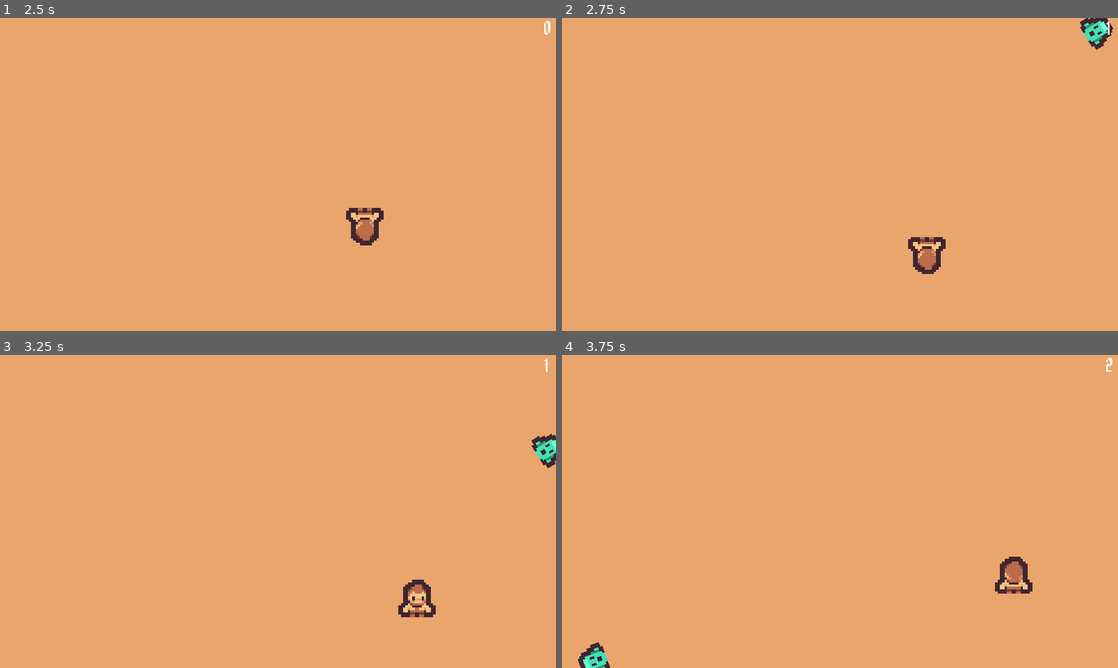
Above: before the commit, frames 1-4 (two rows, left to right).
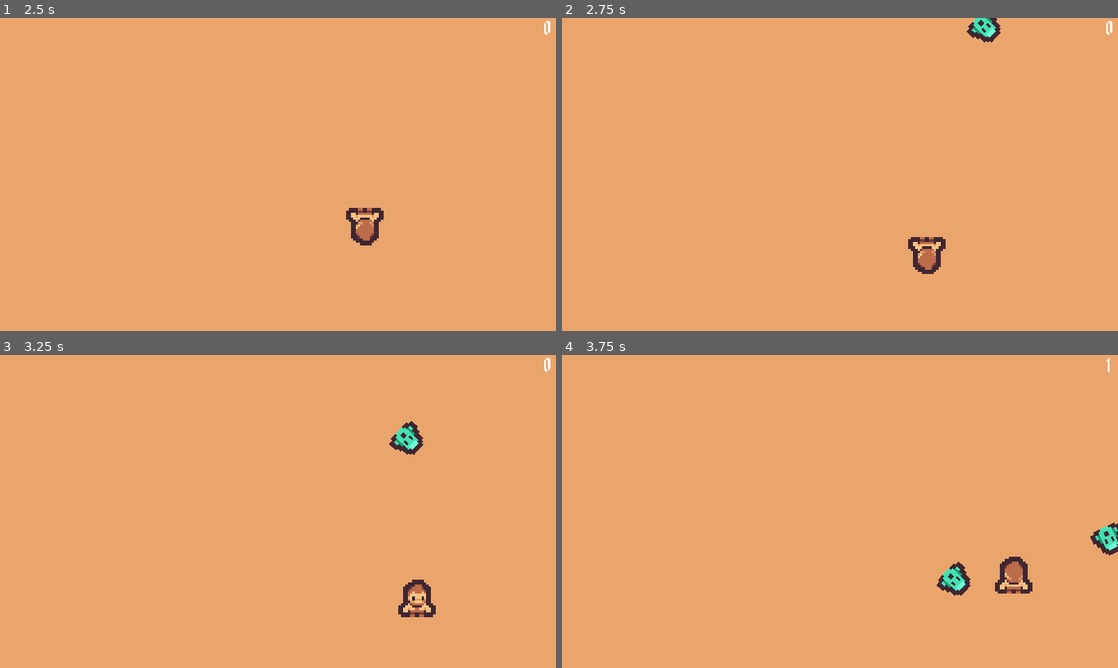
Above: after the commit, the same moments.

Repository: QuantumForgeGames/template
Game: Godot game, scene res://main.tscn
The game is run twice, just before and just after one commit, with the same random seed, the same clock (stepped at 60 frames per second) and the same inputs.
Inputs:
- Up to frame 1 (2.5 s): click "Start" at 0.5 s; tap Enter at 1.25 s; hold D (move_right) 1.28-2.03 s; hold S (move_down) from 2.03 s (still down)
- Up to frame 2 (2.75 s): keep holding S (move_down)
- Up to frame 3 (3.25 s): release S (move_down) at 2.78 s; hold D (move_right) from 2.78 s (still down)
- Up to frame 4 (3.75 s): release D (move_right) at 3.53 s; hold W (move_up) from 3.53 s (still down)

Frame 1 is identical in both runs. In frame 2, 0.8% of the frame differs, in the area x 72-100%, y 0-11%; in frame 3, 0.8%; in frame 4, 1.1%, in the area x 2-100%, y 0-100%.

Commit message:
Scene Organization.

Diff:
--- /dev/null
+++ b/gui.gd
@@ -0,0 +1,20 @@
+extends Control
+
+
+var score
+
+
+func start():
+	score = 0
+	$HUD.update_score(score)
+	$HUD.show_message("Get Ready")
+
+
+func end():
+	$ScoreTimer.stop()
+	$HUD.show_game_over()
+
+
+func _on_score_timer_timeout() -> void:
+	score += 1
+	$HUD.update_score(score)
--- /dev/null
+++ b/gui.tscn
@@ -0,0 +1,17 @@
+[gd_scene load_steps=3 format=3 uid="uid://dsgpqwdascowj"]
+
+[ext_resource type="Script" path="res://gui.gd" id="1_epqje"]
+[ext_resource type="PackedScene" uid="uid://f2rhb1ju02uk" path="res://hud.tscn" id="1_la44c"]
+
+[node name="GUI" type="Control"]
+layout_mode = 3
+anchors_preset = 0
+offset_right = 40.0
+offset_bottom = 40.0
+script = ExtResource("1_epqje")
+
+[node name="HUD" parent="." instance=ExtResource("1_la44c")]
+
+[node name="ScoreTimer" type="Timer" parent="."]
+
+[connection signal="timeout" from="ScoreTimer" to="." method="_on_score_timer_timeout"]
--- a/hud.gd
+++ b/hud.gd
@@ -2,7 +2,7 @@
 
 
 # Notifies `Main` node that the button has been pressed
-signal start_game
+signal game_started
 
 
 func show_message(text):
@@ -29,7 +29,7 @@
 
 func _on_start_button_pressed() -> void:
 	$StartButton.hide()
-	start_game.emit()
+	game_started.emit()
 
 
 func _on_message_timer_timeout() -> void:
--- a/main.gd
+++ b/main.gd
@@ -1,60 +1,25 @@
 extends Node
 
 
-@export var mob_scene: PackedScene
-var score
+func _ready() -> void:
+	$World/Player.player_attacked.connect(game_over)
+	$GUI/HUD.game_started.connect(new_game)
 
 
 func game_over():
-	$ScoreTimer.stop()
-	$MobTimer.stop()
-	$HUD.show_game_over()
+	$GUI.end()
+	$World.end()
 	$Music.stop()
-	#$DeathSound.play()
 
 
 func new_game():
-	score = 0
-	$Player.start($StartPosition.position)
+	$GUI.start()
+	$World.start()
 	$StartTimer.start()
-	$HUD.update_score(score)
-	$HUD.show_message("Get Ready")
 	get_tree().call_group("mobs", "queue_free")
 	$Music.play()
 
 
-func _on_mob_timer_timeout() -> void:
-	# Create a new instance of the Mob scene.
-	var mob = mob_scene.instantiate()
-
-	# Choose a random location on Path2D.
-	var mob_spawn_location = $MobPath/MobSpawnLocation
-	mob_spawn_location.progress_ratio = randf()
-
-	# Set the mob's direction perpendicular to the path direction.
-	var direction = mob_spawn_location.rotation + PI / 2
-
-	# Set the mob's position to a random location.
-	mob.position = mob_spawn_location.position
-
-	# Add some randomness to the direction.
-	direction += randf_range(-PI / 4, PI / 4)
-	mob.rotation = direction
-
-	# Choose the velocity for the mob.
-	var velocity = Vector2(randf_range(150.0, 250.0), 0.0)
-	mob.linear_velocity = velocity.rotated(direction)
-
-	# Spawn the mob by adding it to the Main scene.
-	add_child(mob)
-
-
-func _on_score_timer_timeout() -> void:
-	score += 1
-	$HUD.update_score(score)
-
-
-
 func _on_start_timer_timeout() -> void:
-	$MobTimer.start()
-	$ScoreTimer.start()
+	$World/MobTimer.start()
+	$GUI/ScoreTimer.start()
--- a/main.tscn
+++ b/main.tscn
@@ -1,56 +1,20 @@
-[gd_scene load_steps=8 format=3 uid="uid://r5g55u0uynu7"]
+[gd_scene load_steps=5 format=3 uid="uid://r5g55u0uynu7"]
 
 [ext_resource type="Script" path="res://main.gd" id="1_0s1wp"]
-[ext_resource type="PackedScene" uid="uid://bpvsuqrmyoivc" path="res://player.tscn" id="1_nxt8v"]
-[ext_resource type="PackedScene" uid="uid://c43dt3kwb11dc" path="res://mob.tscn" id="2_nngm1"]
-[ext_resource type="Texture2D" uid="uid://dcts6dr1mggcy" path="res://art/floor_main.png" id="3_odi07"]
-[ext_resource type="PackedScene" uid="uid://f2rhb1ju02uk" path="res://hud.tscn" id="4_ewit3"]
+[ext_resource type="PackedScene" uid="uid://blhop6xxf4e7f" path="res://world.tscn" id="3_r0gao"]
 [ext_resource type="AudioStream" uid="uid://dyx8rvekumw25" path="res://art/music_level1.wav" id="5_1rqno"]
-
-[sub_resource type="Curve2D" id="Curve2D_17h6k"]
-_data = {
-"points": PackedVector2Array(0, 0, 0, 0, 1920, 0, 0, 0, 0, 0, 1920, 1080, 0, 0, 0, 0, 0, 1080, 0, 0, 0, 0, -8, 0, 0, 0, 0, 0, 1920, 0)
-}
-point_count = 5
+[ext_resource type="PackedScene" uid="uid://dsgpqwdascowj" path="res://gui.tscn" id="5_l1k28"]
 
 [node name="Main" type="Node"]
 script = ExtResource("1_0s1wp")
-mob_scene = ExtResource("2_nngm1")
 
-[node name="TextureRect" type="TextureRect" parent="."]
-anchors_preset = 15
-anchor_right = 1.0
-anchor_bottom = 1.0
-grow_horizontal = 2
-grow_vertical = 2
-texture = ExtResource("3_odi07")
-
-[node name="Player" parent="." instance=ExtResource("1_nxt8v")]
-
-[node name="MobTimer" type="Timer" parent="."]
-
-[node name="ScoreTimer" type="Timer" parent="."]
+[node name="World" parent="." instance=ExtResource("3_r0gao")]
 
 [node name="StartTimer" type="Timer" parent="."]
 
-[node name="StartPosition" type="Marker2D" parent="."]
-visible = false
-position = Vector2(960, 540)
-
-[node name="MobPath" type="Path2D" parent="."]
-curve = SubResource("Curve2D_17h6k")
-
-[node name="MobSpawnLocation" type="PathFollow2D" parent="MobPath"]
-position = Vector2(1920, 0)
-rotation = 1.5708
-
-[node name="HUD" parent="." instance=ExtResource("4_ewit3")]
+[node name="GUI" parent="." instance=ExtResource("5_l1k28")]
 
 [node name="Music" type="AudioStreamPlayer2D" parent="."]
 stream = ExtResource("5_1rqno")
 
-[connection signal="hit" from="Player" to="." method="game_over"]
-[connection signal="timeout" from="MobTimer" to="." method="_on_mob_timer_timeout"]
-[connection signal="timeout" from="ScoreTimer" to="." method="_on_score_timer_timeout"]
 [connection signal="timeout" from="StartTimer" to="." method="_on_start_timer_timeout"]
-[connection signal="start_game" from="HUD" to="." method="new_game"]
--- a/player.gd
+++ b/player.gd
@@ -1,6 +1,6 @@
 extends Area2D
 
-signal hit
+signal player_attacked
 
 @export var speed = 400 # How fast the player will move (pixels/sec).
 var screen_size # Size of the game window.
@@ -42,7 +42,7 @@
 
 func _on_body_entered(body):
 	hide() # Player disappears after being hit.
-	hit.emit()
+	player_attacked.emit()
 	# Must be deferred as we can't change physics properties on a physics callback.
 	$CollisionShape2D.set_deferred("disabled", true)
 
--- /dev/null
+++ b/world.gd
@@ -0,0 +1,39 @@
+extends Node2D
+
+
+@export var mob_scene: PackedScene
+
+
+func start():
+	$Player.start($StartPosition.position)
+
+
+func end():
+	#$DeathSound.play()
+	$MobTimer.stop()
+
+
+func _on_mob_timer_timeout() -> void:
+	# Create a new instance of the Mob scene.
+	var mob = mob_scene.instantiate()
+
+	# Choose a random location on Path2D.
+	var mob_spawn_location = $MobPath/MobSpawnLocation
+	mob_spawn_location.progress_ratio = randf()
+
+	# Set the mob's direction perpendicular to the path direction.
+	var direction = mob_spawn_location.rotation + PI / 2
+
+	# Set the mob's position to a random location.
+	mob.position = mob_spawn_location.position
+
+	# Add some randomness to the direction.
+	direction += randf_range(-PI / 4, PI / 4)
+	mob.rotation = direction
+
+	# Choose the velocity for the mob.
+	var velocity = Vector2(randf_range(150.0, 250.0), 0.0)
+	mob.linear_velocity = velocity.rotated(direction)
+
+	# Spawn the mob by adding it to the Main scene.
+	add_child(mob)
--- /dev/null
+++ b/world.tscn
@@ -0,0 +1,37 @@
+[gd_scene load_steps=6 format=3 uid="uid://blhop6xxf4e7f"]
+
+[ext_resource type="Script" path="res://world.gd" id="1_3mal0"]
+[ext_resource type="Texture2D" uid="uid://dcts6dr1mggcy" path="res://art/floor_main.png" id="1_mpuym"]
+[ext_resource type="PackedScene" uid="uid://c43dt3kwb11dc" path="res://mob.tscn" id="2_4q4xw"]
+[ext_resource type="PackedScene" uid="uid://bpvsuqrmyoivc" path="res://player.tscn" id="2_dqglm"]
+
+[sub_resource type="Curve2D" id="Curve2D_17h6k"]
+_data = {
+"points": PackedVector2Array(0, 0, 0, 0, 1920, 0, 0, 0, 0, 0, 1920, 1080, 0, 0, 0, 0, 0, 1080, 0, 0, 0, 0, -8, 0, 0, 0, 0, 0, 1920, 0)
+}
+point_count = 5
+
+[node name="World" type="Node2D"]
+script = ExtResource("1_3mal0")
+mob_scene = ExtResource("2_4q4xw")
+
+[node name="TextureRect" type="TextureRect" parent="."]
+offset_right = 1920.0
+offset_bottom = 1080.0
+texture = ExtResource("1_mpuym")
+
+[node name="Player" parent="." instance=ExtResource("2_dqglm")]
+
+[node name="StartPosition" type="Marker2D" parent="."]
+position = Vector2(960, 540)
+
+[node name="MobPath" type="Path2D" parent="."]
+curve = SubResource("Curve2D_17h6k")
+
+[node name="MobSpawnLocation" type="PathFollow2D" parent="MobPath"]
+position = Vector2(1920, 0)
+rotation = 1.5708
+
+[node name="MobTimer" type="Timer" parent="."]
+
+[connection signal="timeout" from="MobTimer" to="." method="_on_mob_timer_timeout"]
